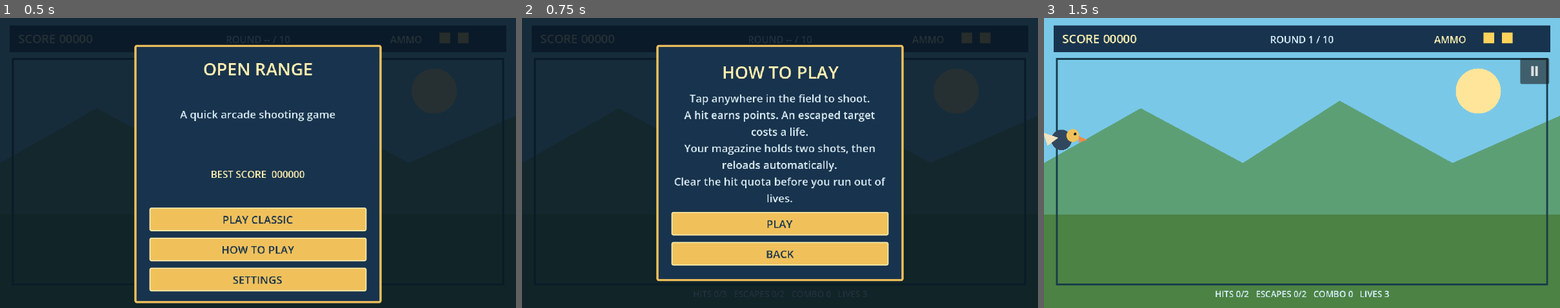
Above: before the commit, frames 1-3 (left to right).
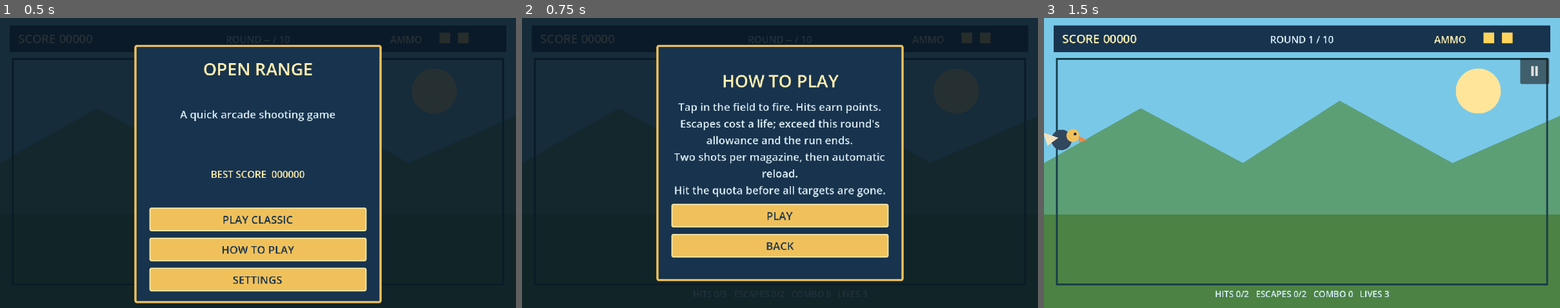
Above: after the commit, the same moments.

Repository: ranababu1/duckhunt
Game: Godot game, scene res://scenes/main/main.tscn
The game is run twice, just before and just after one commit, with the same random seed, the same clock (stepped at 60 frames per second) and the same inputs.
Inputs:
- Up to frame 1 (0.5 s): no input
- Up to frame 2 (0.75 s): click "HOW TO PLAY" at 0.5 s
- Up to frame 3 (1.5 s): click "PLAY" at 1.25 s

Frame 1 is identical in both runs. In frame 2, 11% of the frame differs, in the area x 28-72%, y 16-86%; in frame 3, nothing differs.

Commit message:
Clarify escape rules in tutorial

Diff:
--- a/scripts/ui/game_ui.gd
+++ b/scripts/ui/game_ui.gd
@@ -81,7 +81,7 @@
 	_add_button(panel, "SETTINGS", func() -> void: _open_settings())
 
 func _create_tutorial() -> void:
-	var panel := _make_screen("tutorial", "HOW TO PLAY", "Tap anywhere in the field to shoot.\nA hit earns points. An escaped target costs a life.\nYour magazine holds two shots, then reloads automatically.\nClear the hit quota before you run out of lives.")
+	var panel := _make_screen("tutorial", "HOW TO PLAY", "Tap in the field to fire. Hits earn points.\nEscapes cost a life; exceed this round's allowance and the run ends.\nTwo shots per magazine, then automatic reload.\nHit the quota before all targets are gone.")
 	_add_button(panel, "PLAY", func() -> void: play_requested.emit())
 	_add_button(panel, "BACK", func() -> void: _show("title"))
 
--- a/tests/game_flow_test.gd
+++ b/tests/game_flow_test.gd
@@ -13,6 +13,12 @@
 	await process_frame
 	_assert(main.game_manager.state == main.game_manager.State.MENU, "game should open on title")
 	_assert(main.ui.screens["title"].visible, "title screen should be visible on launch")
+	main.ui.tutorial_requested.emit()
+	_assert(main.ui.screens["tutorial"].visible, "How to Play should open from the title screen")
+	var tutorial_text := ""
+	for label in main.ui.screens["tutorial"].find_children("*", "Label", true, false):
+		tutorial_text += label.text + " "
+	_assert(tutorial_text.contains("allowance") and tutorial_text.contains("run ends"), "tutorial should explain the round escape limit")
 	main.ui.play_requested.emit()
 	_assert(main.game_manager.state == main.game_manager.State.PLAYING, "Play should start a run")
 	_assert(main.round.active_ducks == 1, "first round should spawn its opening target")
Not shown, changed: doc/changelog.md
Not shown, changed: doc/currentstate.md
